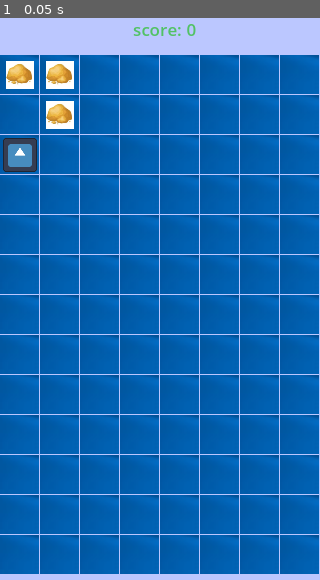
Above: before the commit, frame 1.
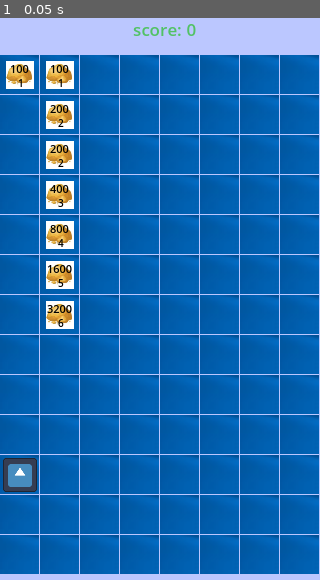
Above: after the commit, the same moment.

Repository: liu5855019/dm_sync
Game: Godot game, scene res://tscns/level.tscn
Same seed, same stepped clock (60 frames per second), same inputs: the game is played once before the commit and once after it. The engine's default icon, where the game draws it, is replaced by a stand-in: a white triangle on a blue panel in a dark square.
Inputs:
- Up to frame 1 (0.05 s): no input

The runs differ from the first frame. In frame 1, 3.7% of the frame differs, in the area x 0-24%, y 8-85%.

Commit message:
show ore score and level

Diff:
--- a/CaiKuang/tscns/OreData.gd
+++ b/CaiKuang/tscns/OreData.gd
@@ -5,11 +5,24 @@
 # 属性定义
 @export var level: int = 1                # 关卡等级
 @export var position: Vector2i = Vector2i.ZERO # 位置信息
-@export var resource: int = 100
-@export var current_resource: int = 100
+@export var all_resource: int = 0
+@export var current_resource: int = 0
 var type: String = SysConst.type_ore
 
 # 构造函数（可选）
-func _init(lvl: int = 1, pos: Vector2i = Vector2i.ZERO):
+func _init(lvl: int = 1, pos: Vector2i = Vector2i.ZERO, curr_res: int = 0):
 	level = lvl
 	position = pos
+	all_resource = calculate_score_by_level(lvl)
+	if curr_res > 0:
+		current_resource = curr_res
+	else:
+		current_resource = all_resource
+
+# 根据等级计算分数，每个等级分数是上一级的两倍
+func calculate_score_by_level(level: int) -> int:
+	if level <= 1:
+		return 100  # 等级1基础分数
+	else:
+		# 递归计算：当前等级分数 = 上一等级分数 * 2
+		return calculate_score_by_level(level - 1) * 2
--- a/CaiKuang/tscns/level.gd
+++ b/CaiKuang/tscns/level.gd
@@ -19,7 +19,14 @@
 	player_data_list.append(OreData.new(1,Vector2(0, 0)))
 	player_data_list.append(OreData.new(1,Vector2(1, 0)))
 	player_data_list.append(OreData.new(2, Vector2(1, 1)))
-	player_data_list.append(PlayerData.new(1, Vector2(0, 2)))
+	player_data_list.append(OreData.new(2, Vector2(1, 2)))
+	player_data_list.append(OreData.new(3, Vector2(1, 3)))
+
+	player_data_list.append(OreData.new(4, Vector2(1, 4)))
+	player_data_list.append(OreData.new(5, Vector2(1, 5)))
+	player_data_list.append(OreData.new(6, Vector2(1, 6)))
+
+	player_data_list.append(PlayerData.new(1, Vector2(0, 10)))
 
 	reload_scene()
 
--- a/CaiKuang/tscns/ore.gd
+++ b/CaiKuang/tscns/ore.gd
@@ -5,9 +5,19 @@
 
 var data: OreData
 
+@onready var score_label = $Score
+@onready var level_label = $Level
+
+
 
 # 定义采矿信号，携带矿石价值数据
 signal mined(value: int)
+
+
+func _ready() -> void:
+	level_label.text = str(data.level)
+	score_label.text = str(data.current_resource)
+
 
 
 
@@ -26,3 +36,4 @@
 		mined.emit(act)
 
 	print(data.current_resource)
+	score_label.text = str(data.current_resource)
--- a/CaiKuang/tscns/ore.tscn
+++ b/CaiKuang/tscns/ore.tscn
@@ -20,3 +20,32 @@
 [node name="AnimatedSprite2D" type="AnimatedSprite2D" parent="."]
 scale = Vector2(0.37, 0.37)
 sprite_frames = SubResource("SpriteFrames_0bjeg")
+
+[node name="Score" type="Label" parent="."]
+offset_left = -20.0
+offset_top = -17.0
+offset_right = 20.0
+offset_bottom = 6.0
+theme_override_colors/font_color = Color(0, 0, 0, 1)
+theme_override_font_sizes/font_size = 11
+text = "score"
+horizontal_alignment = 1
+vertical_alignment = 1
+
+[node name="Level" type="Label" parent="."]
+anchors_preset = 8
+anchor_left = 0.5
+anchor_top = 0.5
+anchor_right = 0.5
+anchor_bottom = 0.5
+offset_left = -19.0
+offset_top = -3.0
+offset_right = 21.0
+offset_bottom = 20.0
+grow_horizontal = 2
+grow_vertical = 2
+theme_override_colors/font_color = Color(0, 0, 0, 1)
+theme_override_font_sizes/font_size = 10
+text = "level"
+horizontal_alignment = 1
+vertical_alignment = 1
